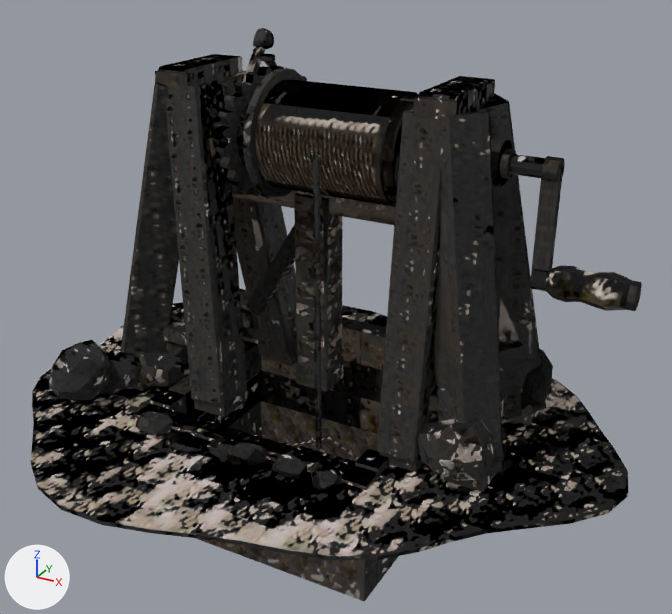
Renders of the glTF model godot/project/assets/forest_rescue/props/lf_mechanism_winch_sequence.glb from each side of a commit.
The view is the same before and after, from a 50 mm camera at (3.23, -5.99, 3.84) aimed at (0.02, -0.16, 0.92). Lighting does not change. The marker at lower left points along +X, +Y and +Z. The first picture is the older version. Objects named as collision shapes, trigger or cutter boxes, shadow casters or lower levels of detail are left out. Where no turn or scale is listed for an object, it has been applied to the vertices. Vertices at exactly the same position are counted once.

The first picture shows 'lf_mechanism_winch_sequence_LOD0', 'lf_mechanism_winch_sequence_big_gear_LOD0', 'lf_mechanism_winch_sequence_crank_LOD0', 'lf_mechanism_winch_sequence_drum_LOD0', 'lf_mechanism_winch_sequence_pawl_LOD0', 'lf_mechanism_winch_sequence_pinion_LOD0', 'lf_mechanism_winch_sequence_rope_LOD0' and 3 more.
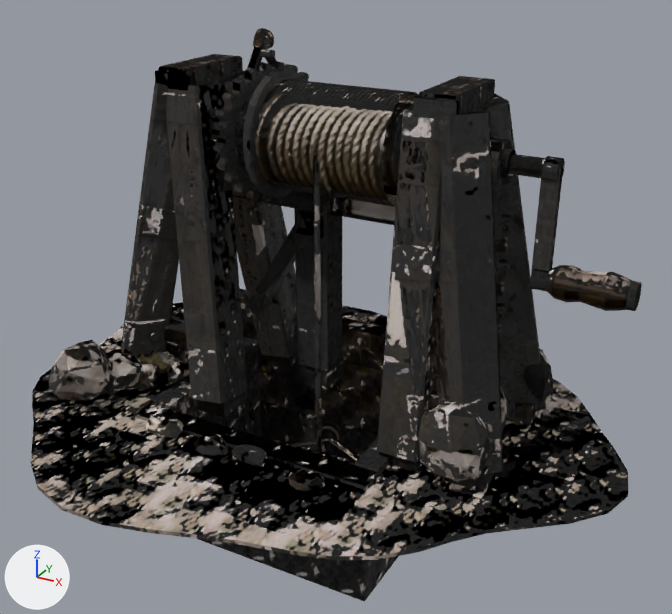
Patch to the scene script:
```diff
--- a/godot/project/assets/forest_rescue/props/lf_mechanism_winch_sequence.glb.py
+++ b/godot/project/assets/forest_rescue/props/lf_mechanism_winch_sequence.glb.py
@@ me_lf_mechanism_winch_sequence_crank_lod0 @@
-me_lf_mechanism_winch_sequence_crank_lod0.from_pydata(...)  # 256 vertices, 504 faces; spans x -0.05..1.077, y -0.193..0.16, z -0.892..0.158
+me_lf_mechanism_winch_sequence_crank_lod0.from_pydata(...)  # 250 vertices, 472 faces; spans x -0.05..1.077, y -0.193..0.16, z -0.886..0.158
+# me_lf_mechanism_winch_sequence_crank_lod0 part 1
+# 38 vertices are removed from x 0.532..1.037, y -0.16..0.055, z -0.888..-0.644
+# 139 faces are deleted
+# 32 vertices move from x 0.622..0.983, y -0.175..0.051, z -0.892..-0.627 to x 0.532..0.983, y -0.167..0.044, z -0.886..-0.633
+# 32 vertices are added at x 0.478..1.037, y -0.153..0.047, z -0.881..-0.65
+# 107 new faces join them
+# me_lf_mechanism_winch_sequence_crank_lod0 part 2: 366 kept faces spanning x -0.05..1.077, y -0.193..0.16, z -0.886..0.158 get new texture (UV) coordinates
 me_lf_mechanism_winch_sequence_crank_lod0.materials.append(mat_lf_mechanism_winch_sequence_mat)
@@ me_lf_mechanism_winch_sequence_drum_lod0 @@
 me_lf_mechanism_winch_sequence_drum_lod0.from_pydata(...)  # 144 vertices, 228 faces; spans x -1.46..1.16, y -0.48..0.48, z -0.48..0.48
+# me_lf_mechanism_winch_sequence_drum_lod0 part 3: texture (UV) coordinates of 228 of 228 faces, centred in x -1.46..1.16, y -0.48..0.48, z -0.48..0.48, changed; they spanned u 0.0..0.84, v 0.13..1.0 and now span u 0.0..0.84, v 0.15..0.98
 me_lf_mechanism_winch_sequence_drum_lod0.materials.append(mat_lf_mechanism_winch_sequence_mat)
@@ me_lf_mechanism_winch_sequence_lod0 @@
-me_lf_mechanism_winch_sequence_lod0.from_pydata(...)  # 2129 vertices, 3800 faces; spans x -2.65..2.38, y -2.23..1.77, z -1.04..2.68
+me_lf_mechanism_winch_sequence_lod0.from_pydata(...)  # 1961 vertices, 3480 faces; spans x -2.65..2.38, y -2.23..1.77, z -1.04..2.68
+# me_lf_mechanism_winch_sequence_lod0 part 4: the loose piece of 42 vertices spanning x 0.98..1.37, y -0.24..0.17, z 0.12..0.56 is scaled about its middle by (1.46, 1.07, 0.844), then moved by (-0.26, 0.33, -0.05)
+# me_lf_mechanism_winch_sequence_lod0 part 5: the loose piece of 42 vertices spanning x -1.25..-0.92, y -1.23..-1.0, z 0.02..0.13 is scaled about its middle by (1.04, 0.856, 1.27), then moved by (0.1, 0.01, 0.01)
+# me_lf_mechanism_winch_sequence_lod0 part 6: the loose piece of 42 vertices spanning x -0.83..-0.55, y -1.32..-1.12, z 0.02..0.12 is scaled about its middle by (1, 1.19, 1.06), then moved by (0.19, 0.07, 0.0)
+# me_lf_mechanism_winch_sequence_lod0 part 7: the loose piece of 42 vertices spanning x 0.99..1.43, y -0.35..0.05, z 0.1..0.45 is rebuilt with 42 vertices and now spans x 0.98..1.42, y -0.25..0.16, z 0.12..0.55
+# me_lf_mechanism_winch_sequence_lod0 part 8: 70 vertices moved from x 0.24..1.58, y -1.22..0.72, z 0.02..0.66 to x 0.24..1.61, y -1.22..0.71, z 0.02..0.66; 205 vertices removed from x -0.54..1.31, y -1.26..-0.29, z 0.01..0.38; 121 vertices added at x -0.33..1.34, y -1.32..-0.25, z 0.02..0.34
+# me_lf_mechanism_winch_sequence_lod0 part 9: 2660 kept faces spanning x -2.65..2.38, y -2.23..1.77, z -1.04..2.68 get new texture (UV) coordinates
+# other edits to the shape of me_lf_mechanism_winch_sequence_lod0 do not show in these pictures
 me_lf_mechanism_winch_sequence_lod0.materials.append(mat_lf_mechanism_winch_sequence_mat)
@@ me_lf_mechanism_winch_sequence_rope_lod0 @@
 me_lf_mechanism_winch_sequence_rope_lod0.from_pydata(...)  # 36 vertices, 60 faces; spans x -0.03..0.03, y -0.02..0.02, z -2.41..0.0
+# me_lf_mechanism_winch_sequence_rope_lod0 part 10: texture (UV) coordinates of 60 of 60 faces, centred in x -0.02..0.02, y -0.02..0.02, z -2.25..-0.16, changed; they spanned u 0.29..0.51, v 0.3..0.31 and now span u 0.0..0.51, v 0.35..0.58
 me_lf_mechanism_winch_sequence_rope_lod0.materials.append(mat_lf_mechanism_winch_sequence_mat)
@@ ob_lf_mechanism_winch_sequence_pawl_lod0 @@
 ob_lf_mechanism_winch_sequence_pawl_lod0 = bpy.data.objects.new('lf_mechanism_winch_sequence_pawl_LOD0', me_lf_mechanism_winch_sequence_pawl_lod0)
-ob_lf_mechanism_winch_sequence_pawl_lod0.location = (-0.65, 0.006, 2.745)
+ob_lf_mechanism_winch_sequence_pawl_lod0.location = (-0.65, 0.006, 2.775)
```

Where the change shows, as pixel boxes [x1, y1, x2, y2] in the pictures (672 x 614 px; the box of a moved part takes in the faces that stretch with it):
'lf_mechanism_winch_sequence_pawl_LOD0', moved
    before: [260, 53, 277, 68]
    after: [260, 49, 277, 65]
part 1 of me_lf_mechanism_winch_sequence_crank_lod0, moved or reshaped
    both: [546, 265, 632, 311]
part 2 of me_lf_mechanism_winch_sequence_crank_lod0, surface changed
    both: [491, 137, 642, 311]
part 3 of me_lf_mechanism_winch_sequence_drum_lod0, surface changed
    both: [239, 69, 418, 207]
part 4 of me_lf_mechanism_winch_sequence_lod0, moved or reshaped (not visible afterwards)
    before: [500, 392, 504, 419]
part 5 of me_lf_mechanism_winch_sequence_lod0, moved or reshaped
    before: [135, 411, 173, 435]
    after: [146, 412, 183, 438]
part 6 of me_lf_mechanism_winch_sequence_lod0, moved or reshaped
    before: [168, 432, 202, 452]
    after: [193, 434, 229, 456]
part 7 of me_lf_mechanism_winch_sequence_lod0, rebuilt (mostly hidden)
    before: [502, 427, 505, 442]
    after: [500, 386, 507, 432]
part 8 of me_lf_mechanism_winch_sequence_lod0, moved or reshaped
    before: [207, 348, 553, 489]
    after: [231, 348, 554, 492]
part 9 of me_lf_mechanism_winch_sequence_lod0, surface changed
    both: [31, 54, 628, 601]
part 10 of me_lf_mechanism_winch_sequence_rope_lod0, surface changed
    both: [313, 155, 322, 449]
